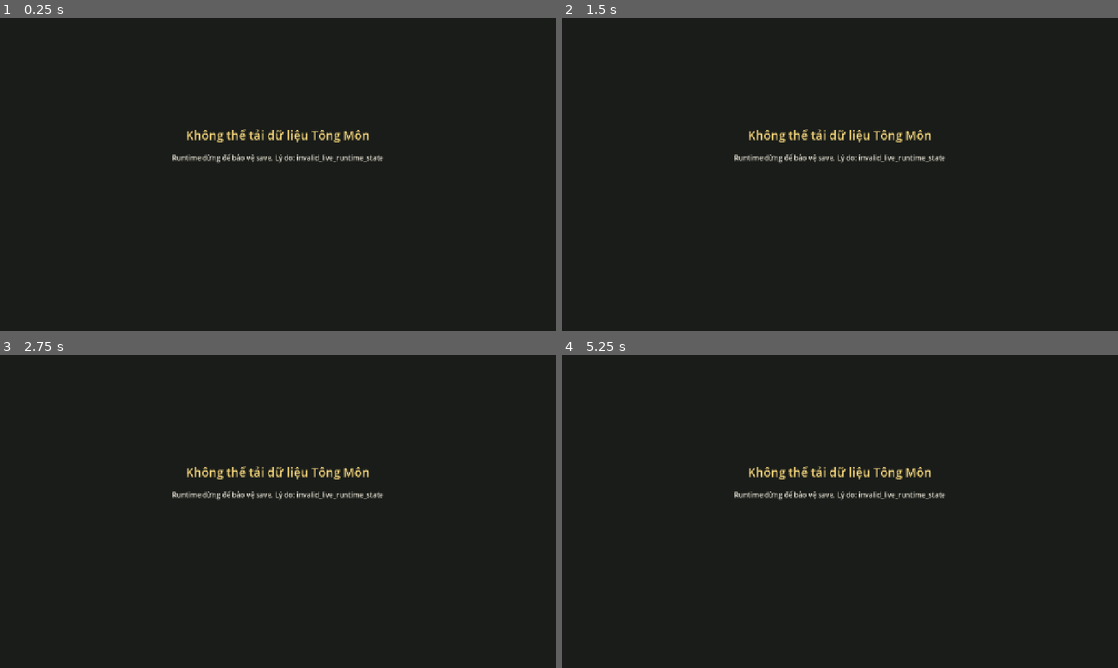
Above: before the commit, frames 1-4 (two rows, left to right).
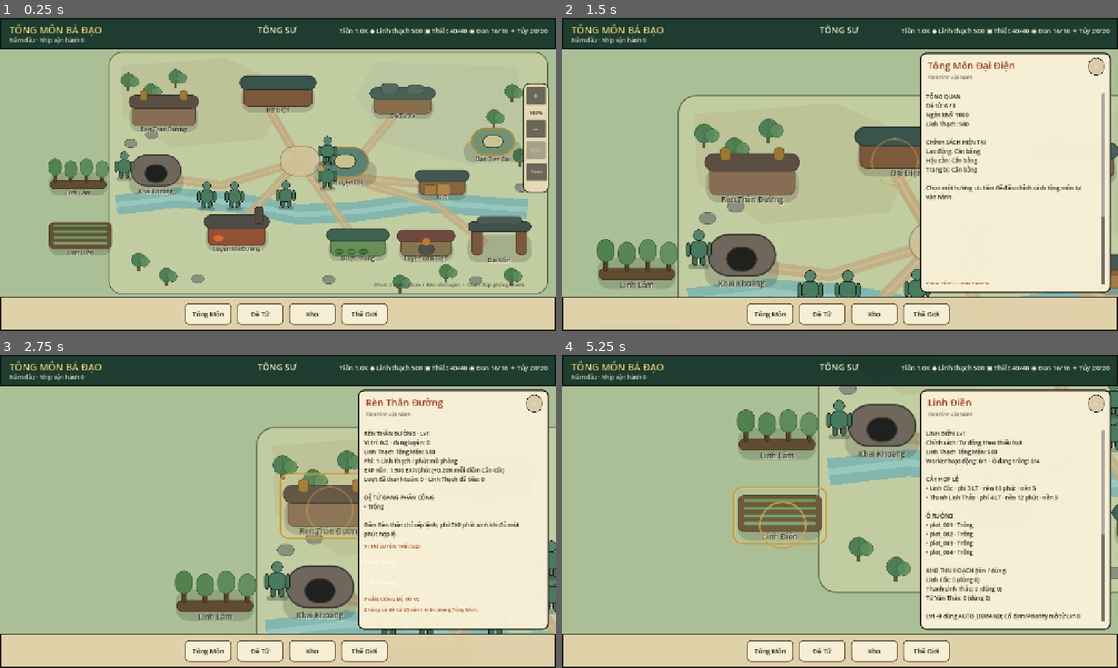
Above: after the commit, the same moments.

Repository: vuanhtuan161094-byte/TongMonBaDao
Game: Godot game, scene res://scenes/p3/p3_2_landscape_sect.tscn
Same seed, same stepped clock (60 frames per second), same inputs: the game is played once before the commit and once after it.
Inputs (mouse positions are in pixels of both pictures, inside the frame that each line leads up to):
- Up to frame 1 (0.25 s): no input
- Up to frame 2 (1.5 s): click (840, 89) at 0.52 s; click (1073, 161) at 1.27 s
- Up to frame 3 (2.75 s): click (189, 511) at 2.02 s
- Up to frame 4 (5.25 s): click (990, 667) at 2.77 s; click (884, 589) at 3.52 s; click (778, 511) at 4.27 s; click (778, 589) at 5.02 s

The runs differ from the first frame. In frame 1, 98% of the frame differs, in the area x 0-100%, y 0-100%; in frame 2, 98%; in frame 3, 98%; in frame 4, 98%.
Error before the commit: Parse Error: Identifier "BASE_WORK_XP" not declared in the current scope. (res://src/simulation/building/building_system.gd:960)

Commit message:
ECON-V2 core: tighten field duty and resource timer guards

Diff:
--- a/godot/src/simulation/building/building_system.gd
+++ b/godot/src/simulation/building/building_system.gd
@@ -957,7 +957,7 @@
         "plot_ids": started_plots,
         "plots_started": started_plots.size(),
         "paid_spirit_stones": total_cost,
-        "base_work_xp": xp_basis if xp_basis > 0.0 else BASE_WORK_XP,
+        "base_work_xp": xp_basis if xp_basis > 0.0 else crop_registry.base_work_xp(first_crop),
         "field_xp_factor": spirit_field_xp_factor(field),
         "stamina_cost": 0.0
     }
@@ -989,8 +989,8 @@
         return {"ok":false,"reason":"missing_canonical_job_slot"}
     if disciple_has_active_timed_recipe(state,actor.id) or disciple_has_active_spirit_plot(state,actor.id) or actor.work_group_id == &"body_training_crew":
         return {"ok":false,"reason":"another_active_job"}
-    if producer.building_type == TYPE_MINE and resource_timer_jobs(producer).size() >= 1:
-        return {"ok":false,"reason":"mine_job_already_running"}
+    if [TYPE_MINE, TYPE_LINH_FOREST].has(producer.building_type) and resource_timer_jobs(producer).size() >= 1:
+        return {"ok":false,"reason":"resource_job_already_running"}
     if actor.region_id != &"sect" or not actor.active_pve_encounter_id.is_empty():
         return {"ok":false,"reason":"worker_not_available"}
     var definition := definition_for(producer)
